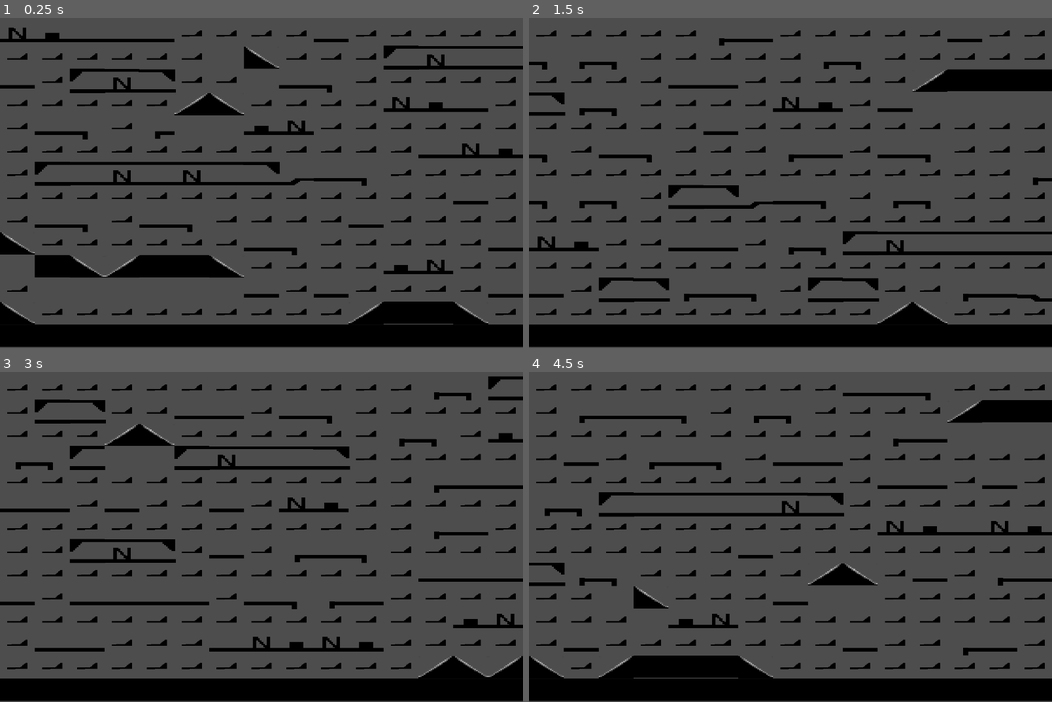
Above: before the commit, frames 1-4 (two rows, left to right).
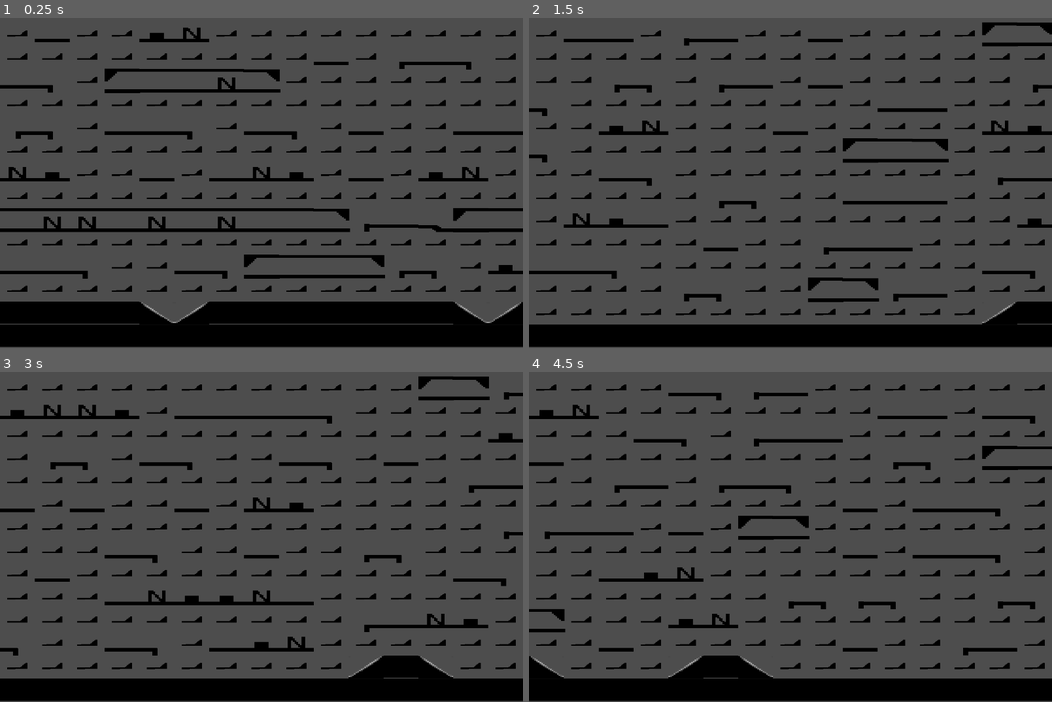
Above: after the commit, the same moments.

Repository: Deiuca/WaveFunctionCollapse
Game: Godot game, scene res://progetto.tscn
Same seed, same stepped clock (60 frames per second), same inputs: the game is played once before the commit and once after it.
Inputs:
- Up to frame 1 (0.25 s): no input
- Up to frame 2 (1.5 s): tap Enter at 0.5 s; hold R 0.53-1.28 s; tap Space at 1.25 s; tap R at 1.35 s
- Up to frame 3 (3 s): tap Enter at 2 s; hold R 2.03-2.78 s; tap Space at 2.75 s; tap R at 2.85 s
- Up to frame 4 (4.5 s): tap Enter at 3.5 s; hold R 3.53-4.28 s; tap Space at 4.25 s; tap R at 4.35 s

The runs differ from the first frame. In frame 1, 18% of the frame differs, in the area x 0-100%, y 2-93%; in frame 2, 13%; in frame 3, 10%; in frame 4, 13%.

Commit message:
Muro a due livelli con rampe OK

Diff:
--- a/Generatore_livello.gd
+++ b/Generatore_livello.gd
@@ -39,6 +39,7 @@
 	for ih in range(self.height):
 		for iw in range(self.width):
 			var istanza = Cella.new()
+			istanza.debug_numero = (ih+1)*(iw+1)
 			istanza.position = Vector2(iw*dim_txture.x*cell_scale.x, ih*dim_txture.y*cell_scale.y)
 			istanza.scale = cell_scale
 			self.celle.append(istanza)
@@ -97,6 +98,7 @@
 			#var test = randomGenerator.randi_range(0, compatibili.size()-1)
 			#cella_da_collassare.set_prefab(compatibili[test])
 		#cella_da_collassare = trova_cella_meno_entropia()
+
 		var test = randomGenerator.randi_range(0, compatibili.size()-1)
 		cella_da_collassare.set_prefab(compatibili[test])
 		cella_da_collassare = trova_cella_meno_entropia()
@@ -116,9 +118,10 @@
 		var compatibili = []
 		for pref in $Prefab_Utilizzati.get_children():
 			var eGiusto = true
+			var testbordi = pref.bordi
 			for i in range(pref.bordi.size()):
-				if compatibilita[i] != "" and pref.bordi[i] != "":
-					eGiusto = eGiusto && (contiene_almeno_un_carattere(pref.bordi[i], compatibilita[i]))
+				if (compatibilita[i] != "" and pref.bordi[i] != ""):
+					eGiusto = eGiusto && (contiene_almeno_un_carattere(compatibilita[i], pref.bordi[i]))
 					if !eGiusto:
 						break
 			if eGiusto:
--- a/Scripts/GeneratoreLivello/Cella.gd
+++ b/Scripts/GeneratoreLivello/Cella.gd
@@ -9,6 +9,7 @@
 var preFab : PreFab = preload("res://prefab.tscn").instantiate()
 
 var debug_nome = self.preFab.name
+var debug_numero = 0
 
 # Called when the node enters the scene tree for the first time.
 func _ready():
--- a/generatore_livello.tscn
+++ b/generatore_livello.tscn
@@ -47,6 +47,7 @@
 [node name="Soffitto Nemico" parent="Prefab_Utilizzati" instance=ExtResource("9_vcj1t")]
 
 [node name="Aria" parent="Prefab_Utilizzati" instance=ExtResource("2_85f7g")]
+bordi = ["AV", "UOPI", "EOPI", "OVB", "AV", "AV", "OVB", "OVB"]
 peso = 10
 
 [node name="Entrata" parent="Prefab_Utilizzati" instance=ExtResource("3_fdm7b")]
@@ -68,10 +69,18 @@
 [node name="HiToLo" parent="Prefab_Utilizzati" instance=ExtResource("13_2jd8r")]
 
 [node name="Muro" parent="Prefab_Utilizzati" instance=ExtResource("14_r1go5")]
+bordi = ["O", "B", "X", "B", "O", "O", "B", "B"]
+peso = 2
+
+[node name="Muro2" parent="Prefab_Utilizzati" instance=ExtResource("14_r1go5")]
+bordi = ["O", "X", "B", "B", "O", "O", "B", "B"]
+peso = 2
 
 [node name="Bedrock" parent="Prefab_Utilizzati" instance=ExtResource("14_r1go5")]
-bordi = ["B", "B", "B", "B", "", "", "", ""]
+bordi = ["B", "B", "B", "B", "B", "B", "B", "B"]
 
 [node name="Muro_rampa_Down" parent="Prefab_Utilizzati" instance=ExtResource("15_hw5ih")]
+bordi = ["O", "X", "I", "B", "O", "O", "B", "B"]
 
 [node name="Muro_Rampa_Up" parent="Prefab_Utilizzati" instance=ExtResource("16_4suss")]
+bordi = ["O", "I", "B", "B", "O", "O", "B", "B"]
